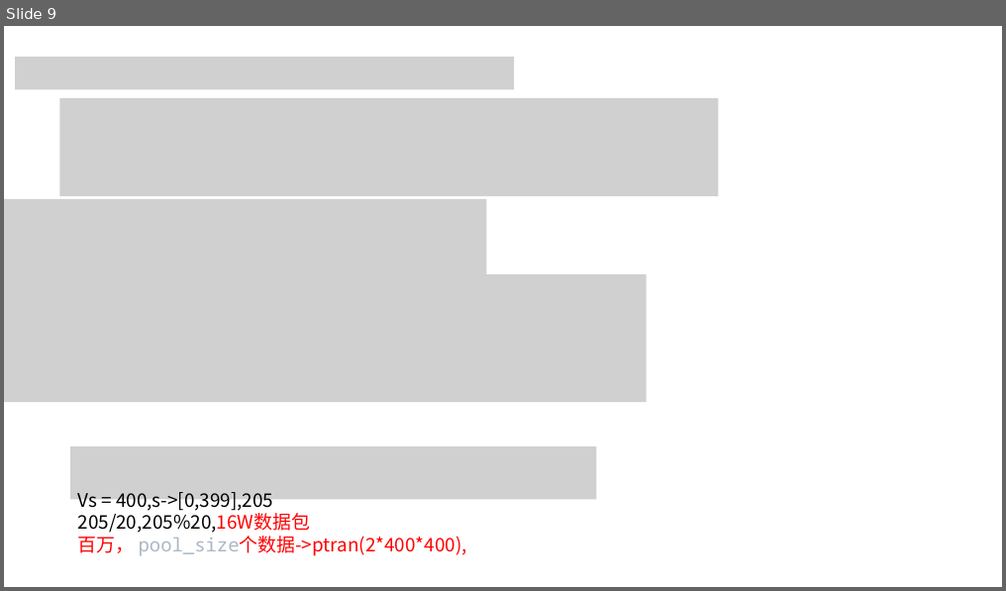
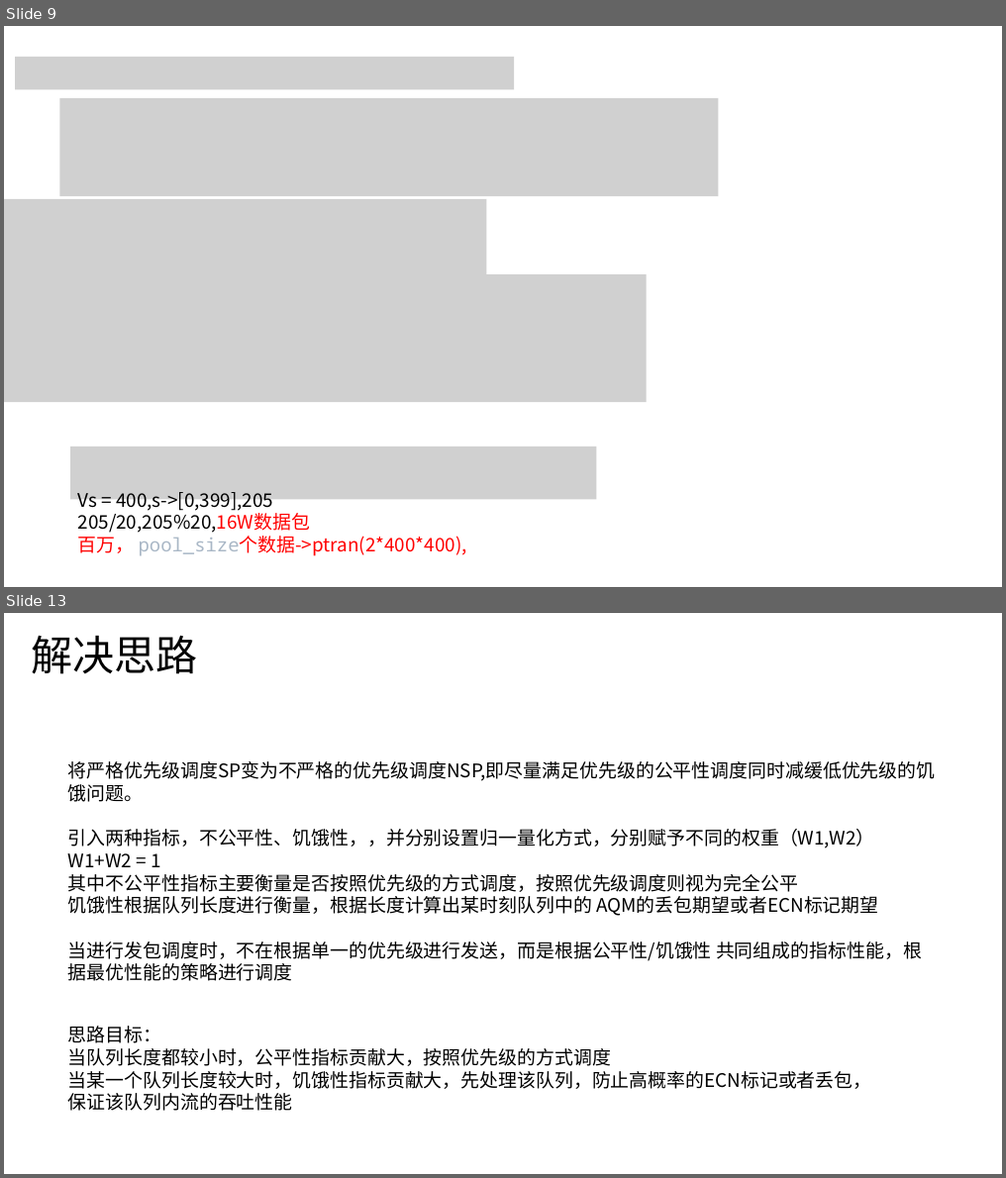
Before and after one commit to JinPeng-Zhang/RMAB, a slide deck: PPT/ECN-WI - 副本.pptx. Shown one above the other, each under a label of ours: slide 9 before the commit, slides 9 and 13 after it; the slides between them are not shown. The pictures are 1006x591 and 1006x1178 pixels, drawn with LibreOffice and Linux fonts; fonts in the diff are those of the drawing; grey boxes stand for pictures. Boxes give left, top, right and bottom in pixels: in the first picture for what was removed or moved away, otherwise in the second. Text is boxed around its words. In the diff, an @@ line names an element or a change of style, - is before the commit and + after.

```diff
--- a/PPT/ECN-WI - 副本.pptx
+++ b/PPT/ECN-WI - 副本.pptx
@@ slide 13 added at [4, 613, 1002, 1174], background #FFFFFF @@
@@ text added at [32, 635, 198, 674], 40 pt, text #000000 @@
+解决思路
@@ text added at [68, 761, 936, 981], 18 pt, text #000000 @@
+将严格优先级调度SP变为不严格的优先级调度NSP,即尽量满足优先级的公平性调度同时减缓低优先级的饥饿问题。
+引入两种指标，不公平性、饥饿性，，并分别设置归一量化方式，分别赋予不同的权重（W1,W2）W1+W2 = 1
+其中不公平性指标主要衡量是否按照优先级的方式调度，按照优先级调度则视为完全公平
+饥饿性根据队列长度进行衡量，根据长度计算出某时刻队列中的 AQM的丢包期望或者ECN标记期望
+当进行发包调度时，不在根据单一的优先级进行发送，而是根据公平性/饥饿性 共同组成的指标性能，根据最优性能的策略进行调度
@@ text added at [68, 1026, 872, 1111], 18 pt, text #000000 @@
+思路目标：
+当队列长度都较小时，公平性指标贡献大，按照优先级的方式调度
+当某一个队列长度较大时，饥饿性指标贡献大，先处理该队列，防止高概率的ECN标记或者丢包，保证该队列内流的吞吐性能
```
Also in this commit, not shown: 2 slides changed, 16 other slides added, 3 other files.
